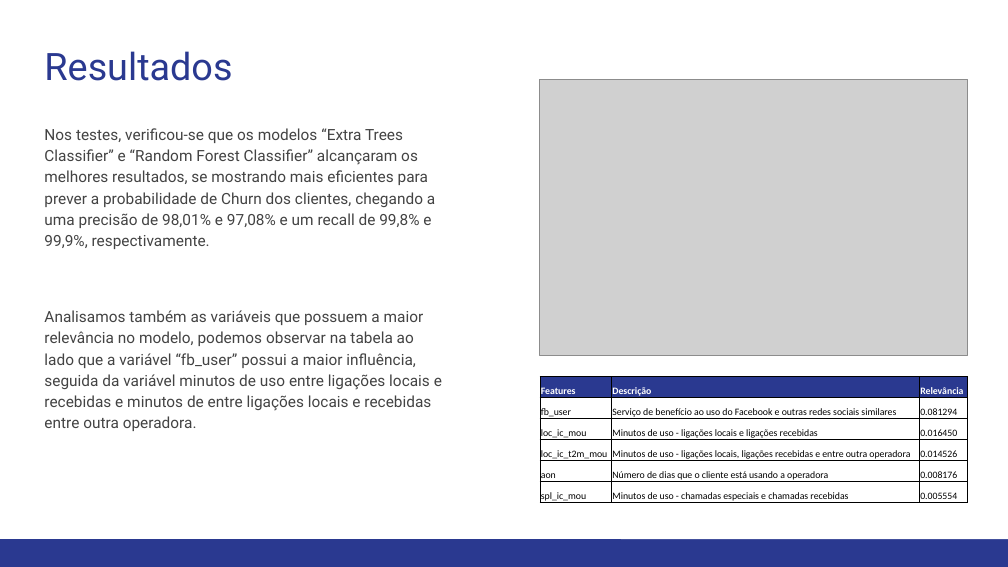
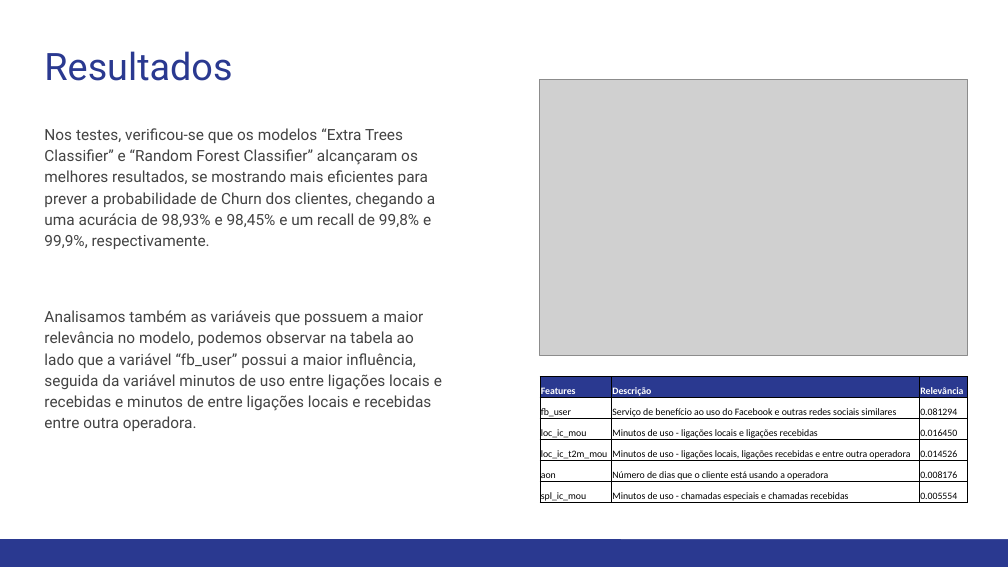
Before and after one commit to lidiambsouza/taxa_rotatividade_telecom, a slide deck: slide 19 of Taxa Rotatividade Telecomunicação.pptx (slide 14 before the commit). Drawn at 1008x567 pixels with LibreOffice and Linux fonts; fonts in the diff are those of the drawing; grey boxes stand for pictures. Boxes give left, top, right and bottom in pixels: in the first picture for what was removed or moved away, otherwise in the second. Text is boxed around its words. In the diff, an @@ line names an element or a change of style, - is before the commit and + after.

```diff
--- a/Taxa Rotatividade Telecomunicação.pptx
+++ b/Taxa Rotatividade Telecomunicação.pptx
@@ text at (44,128,435,249): text changed @@
-Nos testes, verificou-se que os modelos “Extra Trees Classifier” e “Random Forest Classifier” alcançaram os melhores resultados, se mostrando mais eficientes para prever a probabilidade de Churn dos clientes, chegando a uma precisão de 98,01% e 97,08% e um recall de 99,8% e 99,9%, respectivamente.
+Nos testes, verificou-se que os modelos “Extra Trees Classifier” e “Random Forest Classifier” alcançaram os melhores resultados, se mostrando mais eficientes para prever a probabilidade de Churn dos clientes, chegando a uma acurácia de 98,93% e 98,45% e um recall de 99,8% e 99,9%, respectivamente.
```
Also in this commit, not shown: 4 other slides changed, 5 slides added.
